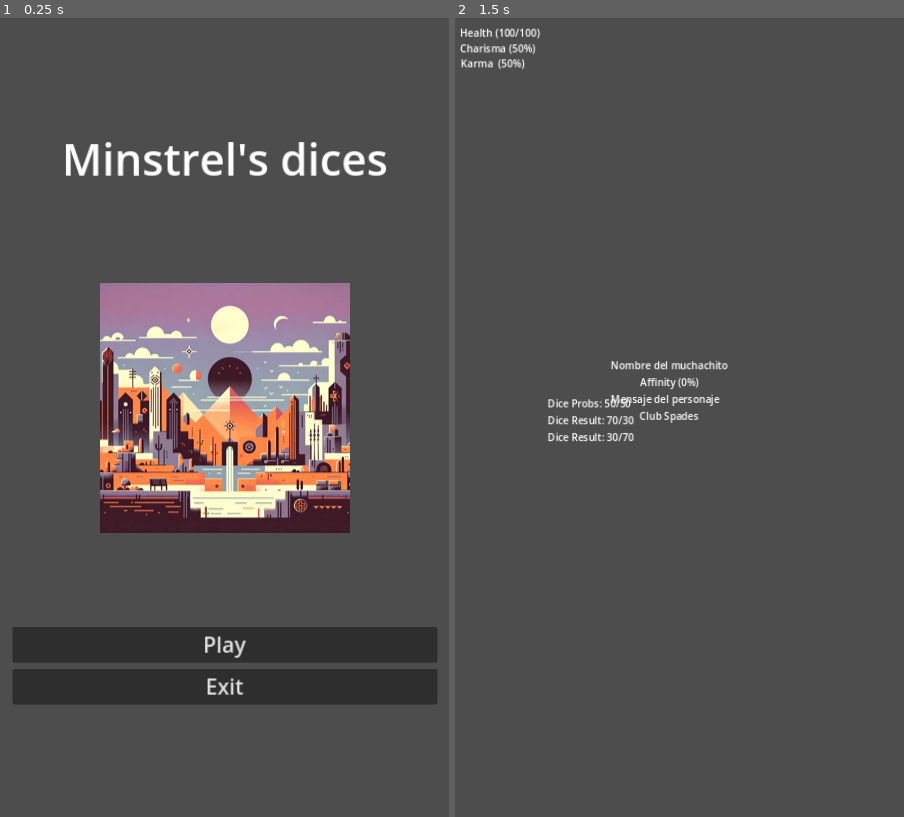
Above: before the commit, frames 1-2 (left to right).
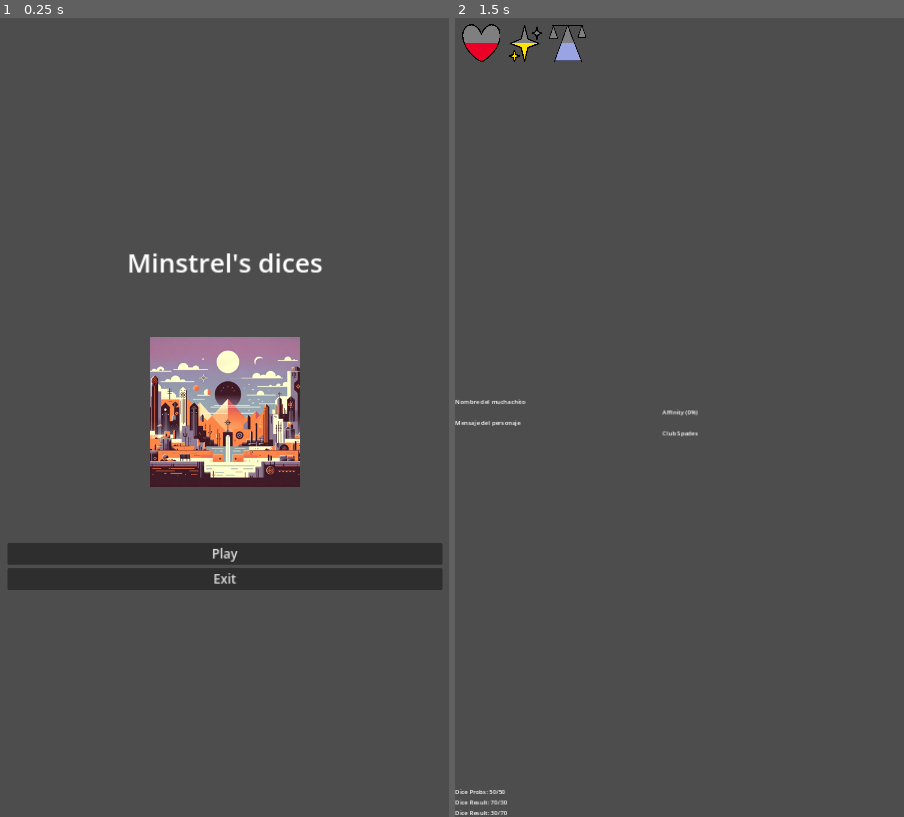
Above: after the commit, the same moments.

Repository: just-another-rpg-roguelike/Minstrel-s-dices
Game: Godot game, scene res://main-menu.tscn
Same seed, same stepped clock (60 frames per second), same inputs: the game is played once before the commit and once after it.
Inputs:
- Up to frame 1 (0.25 s): no input
- Up to frame 2 (1.5 s): click "Play" at 0.5 s; tap Enter at 1.25 s

The runs differ from the first frame. In frame 1, 31% of the frame differs, in the area x 1-99%, y 15-86%; in frame 2, 1.9%.

Commit message:
(sync) add bars to GUI
Signed-off-by: Bihart <sanket.bihari@gmail.com>

Diff:
--- a/hud.tscn
+++ b/hud.tscn
@@ -1,44 +1,77 @@
-[gd_scene format=3 uid="uid://dweyfalnkc18p"]
+[gd_scene load_steps=8 format=3 uid="uid://ch06lcouq60oi"]
+
+[ext_resource type="Texture2D" uid="uid://2or3fh8x4c6k" path="res://assets/heart-empty.png" id="1_byw6v"]
+[ext_resource type="Script" path="res://scripts/HBoxContainer.gd" id="1_rs8ti"]
+[ext_resource type="Texture2D" uid="uid://evj37fbn7ehm" path="res://assets/heart-transitionpng.png" id="2_5kj0x"]
+[ext_resource type="Texture2D" uid="uid://skqqmfe8mmhx" path="res://assets/lucky-empty.png" id="3_add7g"]
+[ext_resource type="Texture2D" uid="uid://tpda0mlcuqvv" path="res://assets/lucky-progress.png" id="4_y1mwq"]
+[ext_resource type="Texture2D" uid="uid://b1n2dp6cmjd8n" path="res://assets/karma-empty.png" id="6_na48e"]
+[ext_resource type="Texture2D" uid="uid://clbfqj4q18lj1" path="res://assets/karma-prog.png" id="7_fye03"]
 
 [node name="HUD" type="CanvasLayer"]
 
-[node name="HealthLabel" type="Label" parent="."]
-offset_left = 8.0
-offset_top = 14.0
-offset_right = 96.0
-offset_bottom = 37.0
-text = "Health (100/100)"
-vertical_alignment = 1
+[node name="MarginContainer" type="MarginContainer" parent="."]
+anchors_preset = 10
+anchor_right = 1.0
+offset_bottom = 140.0
+grow_horizontal = 2
+size_flags_vertical = 0
+theme_override_constants/margin_left = 20
+theme_override_constants/margin_top = 20
+theme_override_constants/margin_right = 20
+theme_override_constants/margin_bottom = 20
 
-[node name="CharismaLabel" type="Label" parent="."]
-offset_left = 8.0
-offset_top = 39.0
-offset_right = 82.0
-offset_bottom = 62.0
-text = "Charisma (50%)"
+[node name="HBoxContainer" type="HBoxContainer" parent="MarginContainer"]
+layout_mode = 2
+theme_override_constants/separation = 15
+script = ExtResource("1_rs8ti")
 
-[node name="Karma" type="Label" parent="."]
-offset_left = 9.0
-offset_top = 63.0
-offset_right = 83.0
-offset_bottom = 86.0
-text = "Karma  (50%)"
+[node name="HealthBar" type="TextureProgressBar" parent="MarginContainer/HBoxContainer"]
+process_mode = 2
+layout_mode = 2
+min_value = 1.0
+step = 10.0
+page = 2.0
+value = 51.0
+fill_mode = 3
+texture_under = ExtResource("1_byw6v")
+texture_progress = ExtResource("2_5kj0x")
+
+[node name="CharismaBar" type="TextureProgressBar" parent="MarginContainer/HBoxContainer"]
+process_mode = 2
+layout_mode = 2
+min_value = 1.0
+step = 10.0
+page = 1.0
+value = 51.0
+fill_mode = 3
+texture_under = ExtResource("3_add7g")
+texture_progress = ExtResource("4_y1mwq")
+
+[node name="KarmaBar" type="TextureProgressBar" parent="MarginContainer/HBoxContainer"]
+process_mode = 2
+layout_mode = 2
+min_value = 1.0
+step = 10.0
+page = 2.0
+value = 51.0
+fill_mode = 3
+texture_under = ExtResource("6_na48e")
+texture_progress = ExtResource("7_fye03")
 
 [node name="Encounter" type="VBoxContainer" parent="."]
-anchors_preset = 8
-anchor_left = 0.5
+anchors_preset = 14
 anchor_top = 0.5
-anchor_right = 0.5
+anchor_right = 1.0
 anchor_bottom = 0.5
-offset_left = -67.0
-offset_top = -92.0
-offset_right = 33.0
-offset_bottom = 8.0
+offset_top = -52.0
+offset_bottom = 52.0
 grow_horizontal = 2
 grow_vertical = 2
 
 [node name="Character" type="VBoxContainer" parent="Encounter"]
 layout_mode = 2
+alignment = 1
 
 [node name="Nombre" type="Label" parent="Encounter/Character"]
 layout_mode = 2
@@ -68,10 +101,13 @@
 text = "Spades"
 
 [node name="Dice Selector" type="VBoxContainer" parent="."]
-offset_left = 148.0
-offset_top = 607.0
-offset_right = 286.0
-offset_bottom = 684.0
+anchors_preset = 12
+anchor_top = 1.0
+anchor_right = 1.0
+anchor_bottom = 1.0
+offset_top = -77.0
+grow_horizontal = 2
+grow_vertical = 0
 
 [node name="Dice 1" type="Label" parent="Dice Selector"]
 layout_mode = 2
--- a/project.godot
+++ b/project.godot
@@ -19,10 +19,10 @@
 
 window/size/viewport_width=720
 window/size/viewport_height=1280
-window/size/resizable=false
+window/size/borderless=true
 window/stretch/mode="canvas_items"
+window/stretch/scale=0.6
 window/handheld/orientation=1
-window/vsync/vsync_mode=0
 
 [rendering]
 
